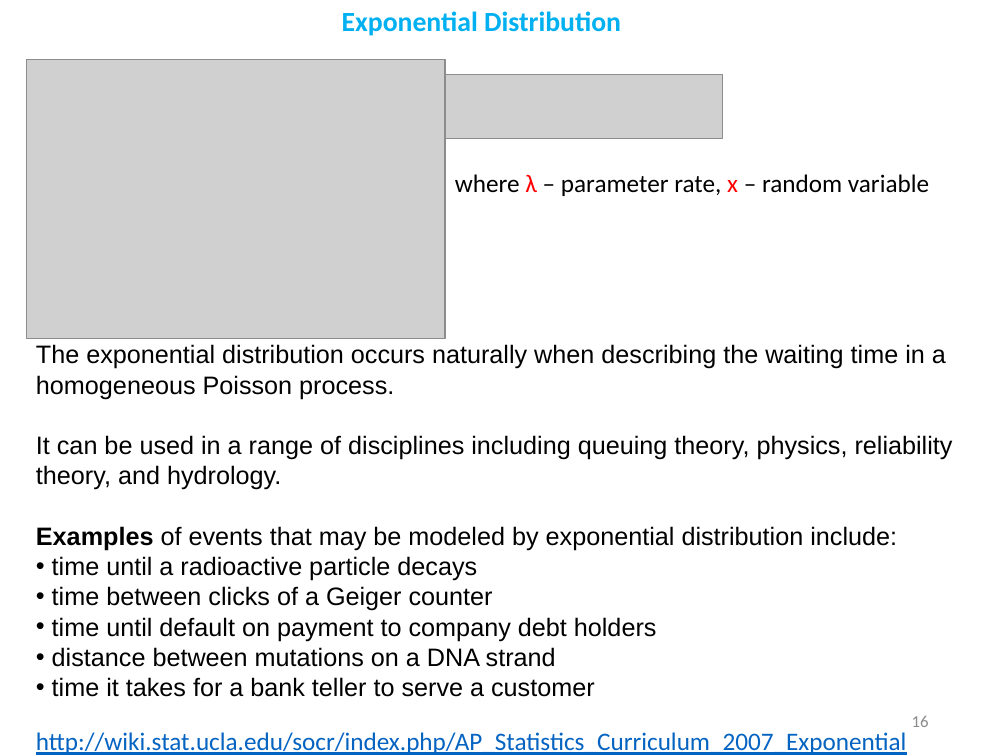
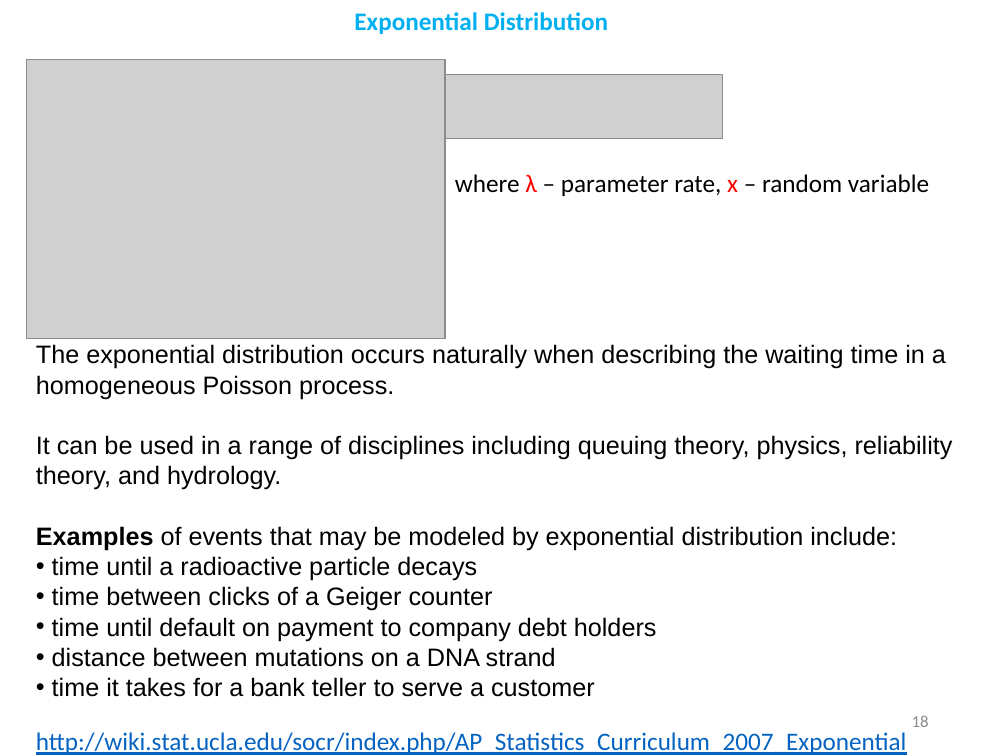
Before and after one commit to demydd/Basic-Machine-Learning-Course-for-Developers, a slide deck: slide 18 of Distributions.pptx (slide 16 before the commit). Drawn at 1008x756 pixels with LibreOffice and Linux fonts; fonts in the diff are those of the drawing; grey boxes stand for pictures. Boxes give left, top, right and bottom in pixels: in the first picture for what was removed or moved away, otherwise in the second. Text is boxed around its words. In the diff, an @@ line names an element or a change of style, - is before the commit and + after.

```diff
--- a/Distributions.pptx
+++ b/Distributions.pptx
@@ text "Exponential Distribution" at (354,12,608,34): size 19.8 to 18 pt @@
@@ page number at (912,715,929,727): text changed @@
-16
+18
```
Also in this commit, not shown: 6 other slides changed, 2 slides added, 1 other file.
